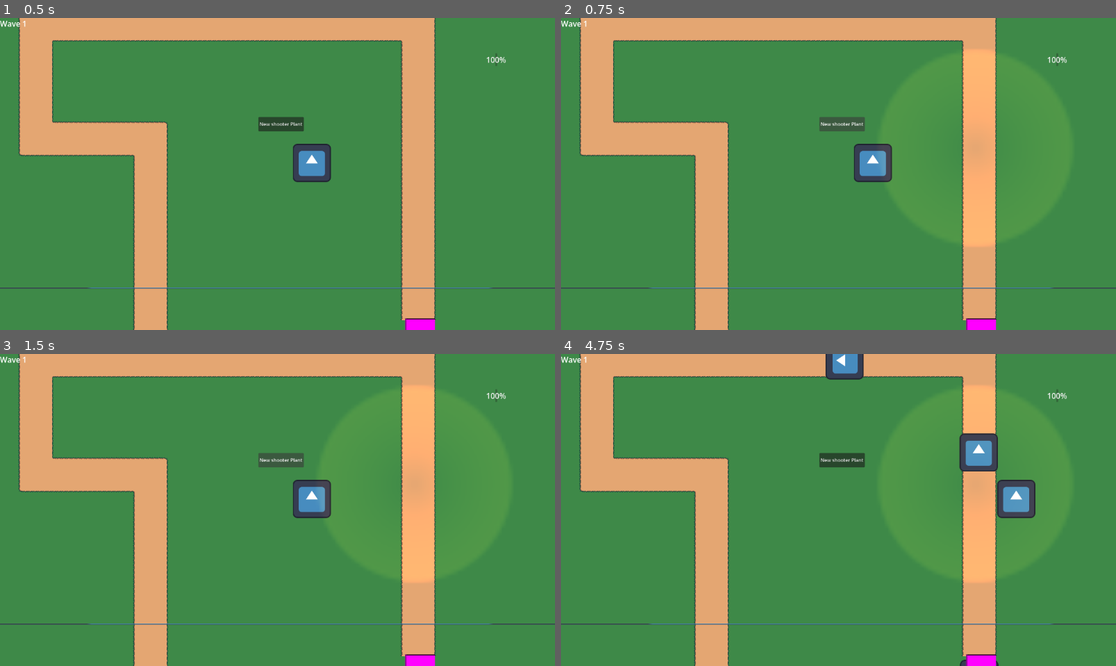
Above: before the commit, frames 1-4 (two rows, left to right).
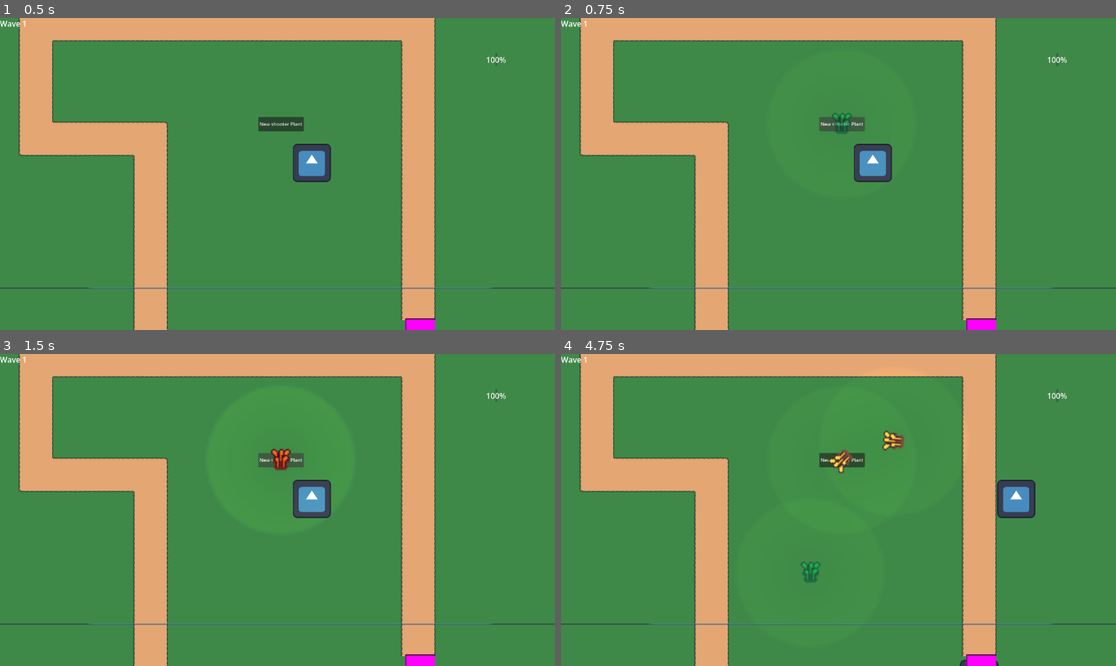
Above: after the commit, the same moments.

Repository: AdrenalineGhost/GameJam2026
Game: Godot game, scene res://world/levels/test_scene.tscn
The game is run twice, just before and just after one commit, with the same random seed, the same clock (stepped at 60 frames per second) and the same inputs. The engine's default icon, where the game draws it, is replaced by a stand-in: a white triangle on a blue panel in a dark square.
Inputs (mouse positions are in pixels of both pictures, inside the frame that each line leads up to):
- Up to frame 1 (0.5 s): no input
- Up to frame 2 (0.75 s): click "New shooter Plant" at 0.5 s
- Up to frame 3 (1.5 s): click "New shooter Plant" at 1.25 s
- Up to frame 4 (4.75 s): tap Enter (ui_accept) at 2, 2.27, 3.02, 4.52 s; move the mouse to (960, 494) at 2.02 s; hold D (Move Right) 2.03-3.53 s; click (960, 494) at 2.17 s; move the mouse to (727, 525) at 2.77 s; click (727, 525) at 2.92 s; move the mouse to (894, 441) at 3.52 s; hold A (Move Left) 3.53-4.28 s; click (894, 441) at 3.67 s; move the mouse to (810, 572) at 4.27 s; hold D (Move Right) from 4.28 s (still down); click (810, 572) at 4.42 s

Frame 1 is identical in both runs. In frame 2, 2.8% of the frame differs, in the area x 48-79%, y 10-74%; in frame 3, 2.9%; in frame 4, 4.1%, in the area x 43-83%, y 0-74%.

Commit message:
joepie geen fouten meer
(bijna)

Diff:
--- a/game_jam_2026/entities/plants/plant.gd
+++ b/game_jam_2026/entities/plants/plant.gd
@@ -9,7 +9,12 @@
 
 # Called when the node enters the scene tree for the first time.
 func _ready() -> void:
+	_ready_extend()
 	sprite.visible = true
+
+
+func _ready_extend() -> void:
+	pass
 
 # Called every frame. 'delta' is the elapsed time since the previous frame.
 func _process(delta: float) -> void:
@@ -20,6 +25,11 @@
 			sprite.modulate = Color(0, 1, 1, 0.5) # blue
 		else:
 			sprite.modulate = Color(1, 0, 0, 0.5) # red
+	else:
+		_process_extend(delta)
+
+func _process_extend(delta: float) -> void:
+	pass
 
 func _input(event):
 	if not placed and event is InputEventMouseButton and event.pressed:
@@ -44,6 +54,7 @@
 	sprite.modulate = Color(1, 1, 1)
 	placed = true
 	add_to_group("plants")
+	PlantManager.putDown()
 
 func _on_placing_reserve_area_area_entered(area: Area2D) -> void:
 	if area.get_parent().is_in_group("plants"):
--- a/game_jam_2026/entities/plants/plant.tscn
+++ b/game_jam_2026/entities/plants/plant.tscn
@@ -6,22 +6,45 @@
 radius = 38.013157
 
 [sub_resource type="CircleShape2D" id="CircleShape2D_v8101"]
-radius = 165.02727
+radius = 322.02484
+
+[sub_resource type="Gradient" id="Gradient_dlqjn"]
+offsets = PackedFloat32Array(0, 0.9568733, 1)
+colors = PackedColorArray(1, 1, 0, 0, 0.78235406, 0.6080512, 0, 1, 1, 1, 1, 0)
+
+[sub_resource type="GradientTexture2D" id="GradientTexture2D_rlicp"]
+gradient = SubResource("Gradient_dlqjn")
+fill = 1
+fill_from = Vector2(0.5, 0.5)
+fill_to = Vector2(0.5, 0.1)
 
 [node name="Plant" type="Node2D" unique_id=1990589534]
 script = ExtResource("1_rlicp")
 
 [node name="PlacingReserveArea" type="Area2D" parent="." unique_id=421328272]
+collision_layer = 65
 
 [node name="PlacingAura" type="CollisionShape2D" parent="PlacingReserveArea" unique_id=1307933540]
 shape = SubResource("CircleShape2D_h7iki")
 debug_color = Color(0.9569457, 3.657937e-06, 0.53781414, 0.41960785)
 
 [node name="DetectionArea" type="Area2D" parent="." unique_id=1539870379]
+collision_layer = 128
+collision_mask = 2
 
 [node name="CollisionShape2D" type="CollisionShape2D" parent="DetectionArea" unique_id=1291560604]
+modulate = Color(1, 1, 1, 0.19607843)
+z_index = 256
 shape = SubResource("CircleShape2D_v8101")
-debug_color = Color(5.2943824e-06, 0.5756406, 0.82395315, 0.41960785)
+debug_color = Color(1, 1, 1, 0.41960785)
+
+[node name="PointLight2D" type="PointLight2D" parent="DetectionArea" unique_id=1558143801]
+position = Vector2(-0.9999981, 0)
+scale = Vector2(100, 100)
+color = Color(1, 1, 1, 0.19607843)
+energy = 0.4
+texture = SubResource("GradientTexture2D_rlicp")
+texture_scale = 0.1
 
 [connection signal="area_entered" from="PlacingReserveArea" to="." method="_on_placing_reserve_area_area_entered"]
 [connection signal="area_exited" from="PlacingReserveArea" to="." method="_on_placing_reserve_area_area_exited"]
--- a/game_jam_2026/entities/plants/turret_plant.tscn
+++ b/game_jam_2026/entities/plants/turret_plant.tscn
@@ -2,7 +2,7 @@
 
 [ext_resource type="PackedScene" uid="uid://bfsmte48fo6y3" path="res://entities/plants/plant.tscn" id="1_wx3fg"]
 [ext_resource type="Script" uid="uid://cmohhnt2bt3cn" path="res://turret_plant.gd" id="2_7gjlk"]
-[ext_resource type="Texture2D" uid="uid://iud5lfp5pv3n" path="res://images/icon.svg" id="3_rsogc"]
+[ext_resource type="Texture2D" uid="uid://cijxt27kqmdjt" path="res://images/plants/Outdoor_Decor_Free.png" id="3_wx3fg"]
 
 [sub_resource type="Animation" id="Animation_rrhtf"]
 length = 0.001
@@ -40,51 +40,61 @@
 &"shoot": SubResource("Animation_dlqjn")
 }
 
-[sub_resource type="CircleShape2D" id="CircleShape2D_ha1wc"]
+[sub_resource type="AtlasTexture" id="AtlasTexture_7gjlk"]
+atlas = ExtResource("3_wx3fg")
+region = Rect2(80, 16, 16, 16)
 
-[sub_resource type="Gradient" id="Gradient_dlqjn"]
-offsets = PackedFloat32Array(0, 0.9568733, 1)
-colors = PackedColorArray(1, 1, 0, 0, 0.78235406, 0.6080512, 0, 1, 1, 1, 1, 0)
+[sub_resource type="AtlasTexture" id="AtlasTexture_rsogc"]
+atlas = ExtResource("3_wx3fg")
+region = Rect2(96, 16, 16, 16)
 
-[sub_resource type="GradientTexture2D" id="GradientTexture2D_s8fol"]
-gradient = SubResource("Gradient_dlqjn")
-fill = 1
-fill_from = Vector2(0.5, 0.5)
-fill_to = Vector2(0.5, 0.1)
+[sub_resource type="AtlasTexture" id="AtlasTexture_gfmke"]
+atlas = ExtResource("3_wx3fg")
+region = Rect2(80, 32, 16, 16)
+
+[sub_resource type="AtlasTexture" id="AtlasTexture_ha1wc"]
+atlas = ExtResource("3_wx3fg")
+region = Rect2(96, 32, 16, 16)
+
+[sub_resource type="SpriteFrames" id="SpriteFrames_s8fol"]
+animations = [{
+"frames": [{
+"duration": 1.0,
+"texture": SubResource("AtlasTexture_7gjlk")
+}, {
+"duration": 1.0,
+"texture": SubResource("AtlasTexture_rsogc")
+}, {
+"duration": 1.0,
+"texture": SubResource("AtlasTexture_gfmke")
+}, {
+"duration": 1.0,
+"texture": SubResource("AtlasTexture_ha1wc")
+}],
+"loop": true,
+"name": &"default",
+"speed": 5.0
+}]
 
 [node name="TurretPlant" unique_id=1990589534 instance=ExtResource("1_wx3fg")]
 script = ExtResource("2_7gjlk")
-damage = 5
+damage = 500
 
 [node name="AnimationPlayer" type="AnimationPlayer" parent="." index="2" unique_id=638714021]
 root_node = NodePath("../canon")
 libraries/ = SubResource("AnimationLibrary_gfmke")
 
-[node name="AnimatedSprite2D" type="AnimatedSprite2D" parent="." index="3" unique_id=1633996690]
-position = Vector2(-3.7749634, -5.774948)
-scale = Vector2(1.0972663, 1.0972663)
+[node name="TurretPlantSprite" type="AnimatedSprite2D" parent="." index="3" unique_id=1633996690]
+z_index = 255
+position = Vector2(-2.7749636, 3.2250512)
+scale = Vector2(5, 5)
+sprite_frames = SubResource("SpriteFrames_s8fol")
+frame = 3
 
 [node name="canon" type="Sprite2D" parent="." index="4" unique_id=784171091]
 position = Vector2(0.24799602, 5.0839186)
 rotation = 3.1415927
 scale = Vector2(0.28546304, -0.9533366)
-texture = ExtResource("3_rsogc")
 
-[node name="range" type="Area2D" parent="." index="5" unique_id=312133242]
-position = Vector2(0.9998779, -2.0000076)
-scale = Vector2(8.064646, 8.064646)
-collision_layer = 128
-collision_mask = 2
-
-[node name="CollisionShape2D2" type="CollisionShape2D" parent="range" index="0" unique_id=908369731]
-visible = false
-scale = Vector2(4.126779, 4.126779)
-shape = SubResource("CircleShape2D_ha1wc")
-
-[node name="PointLight2D" type="PointLight2D" parent="range" index="1" unique_id=1288029706]
-position = Vector2(65.84294, 14.011774)
-scale = Vector2(16.271408, 16.271408)
-color = Color(0.9670151, 0.44045988, 0, 1)
-energy = 0.4
-texture = SubResource("GradientTexture2D_s8fol")
-texture_scale = 0.1
+[connection signal="body_entered" from="DetectionArea" to="." method="_on_range_body_entered"]
+[connection signal="body_exited" from="DetectionArea" to="." method="_on_range_body_exited"]
--- a/game_jam_2026/global/plant_manager.gd
+++ b/game_jam_2026/global/plant_manager.gd
@@ -10,6 +10,7 @@
 	var inst = plant.instantiate()
 	inst.tilemap = tilemap
 	add_child(inst)
+	print(inst)
 
 func putDown():
 	placing = false
--- a/game_jam_2026/turret_plant.gd
+++ b/game_jam_2026/turret_plant.gd
@@ -1,9 +1,10 @@
 extends Plant
 
-func _ready():
-	sprite = $AnimatedSprite2D
+func _ready_extend():
+	print(placed)
+	sprite = $TurretPlantSprite
 
-@export var damage: int = 5
+@export var damage: int = 500
 var x2 = self.global_position.x
 var y2 = self.global_position.y
 var time = 0
@@ -28,7 +29,7 @@
 	var rad_to_target = calc_radians_from(target)
 	return rad_to_target
 
-func _process(delta: float) -> void:
+func _process_extend(delta: float) -> void:
 	time += delta
 	if !enemies_inside_range.is_empty():
 		var target: CharacterBody2D = _choose_target().get_child(0)
Binary file added: game_jam_2026/images/plants/Outdoor_Decor_Free.png
Not shown, added: game_jam_2026/images/plants/Outdoor_Decor_Free.png.import
